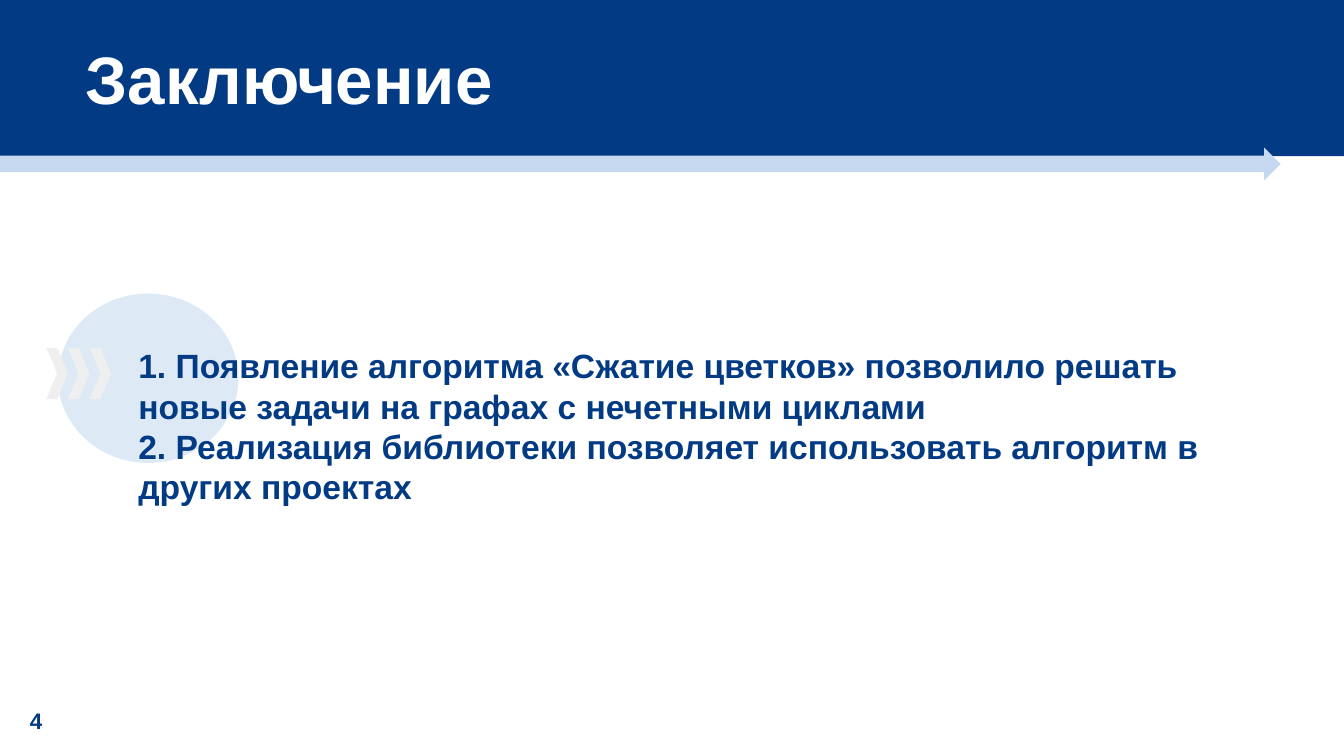
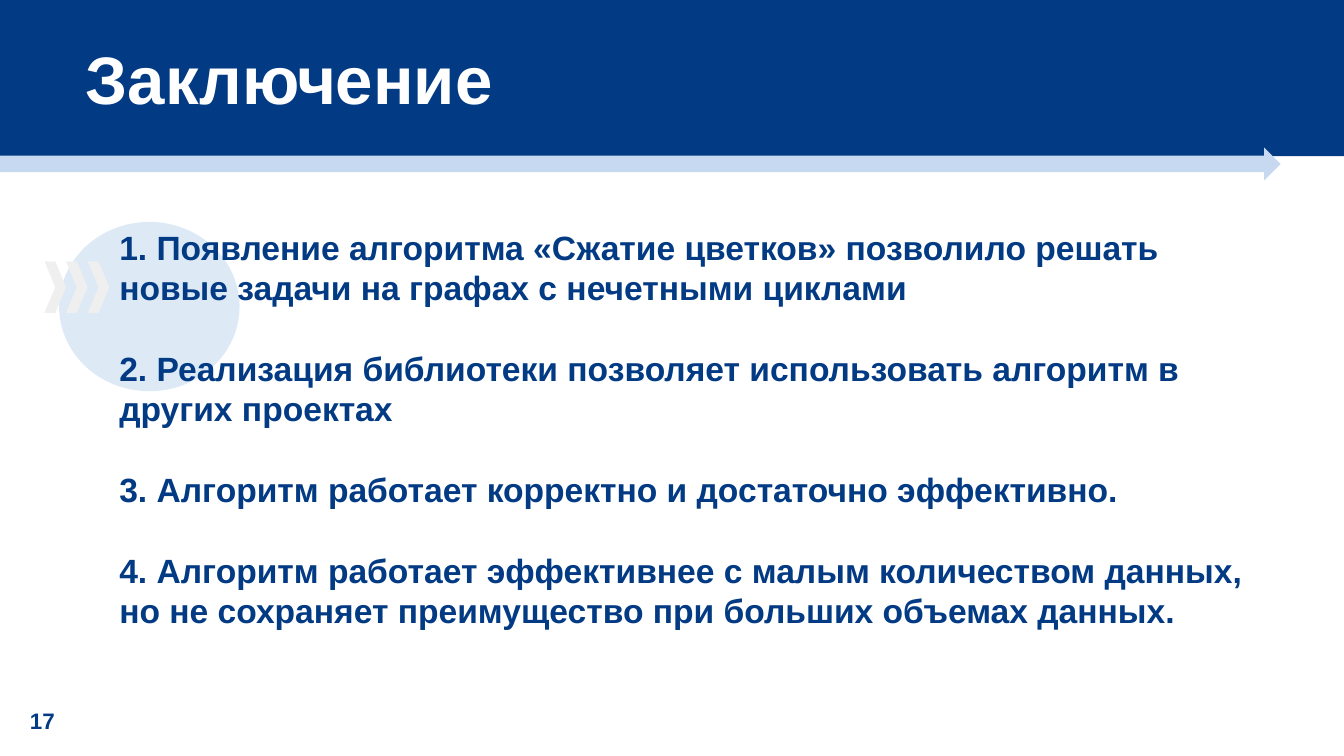
Before and after one commit to evgeniya-f/blossom, a slide deck: slide 16 of Алгоритм сжатия цветков.pptx (slide 12 before the commit). Drawn at 1344x756 pixels with LibreOffice and Linux fonts; fonts in the diff are those of the drawing. Boxes give left, top, right and bottom in pixels: in the first picture for what was removed or moved away, otherwise in the second. Text is boxed around its words. In the diff, an @@ line names an element or a change of style, - is before the commit and + after.

```diff
--- a/Алгоритм сжатия цветков.pptx
+++ b/Алгоритм сжатия цветков.pptx
@@ ellipse: place and size @@
-ellipse at (58,293,239,463)
+ellipse at (59,222,240,391)
@@ text "1. Появление алгоритма «Сжатие цветков» ...": place and size @@
-text "1. Появление алгоритма «Сжатие цветков» ..." at (138,354,1198,506)
+text "1. Появление алгоритма «Сжатие цветков» ..." at (119,236,1242,630)
@@ 3 chevrons: place and size @@
-3 chevrons at (46,348,111,399)
+3 chevrons at (44,261,109,313)
@@ text at (119,477,1242,630): paragraphs added @@
+3. Алгоритм работает корректно и достаточно эффективно.
+4. Алгоритм работает эффективнее с малым количеством данных, но не сохраняет преимущество при больших объемах данных.
@@ text at (30,713,55,729): text changed @@
-4
+17
```
Also in this commit, not shown: 3 other slides changed, 5 slides added, 1 slide removed, 1 other file.
